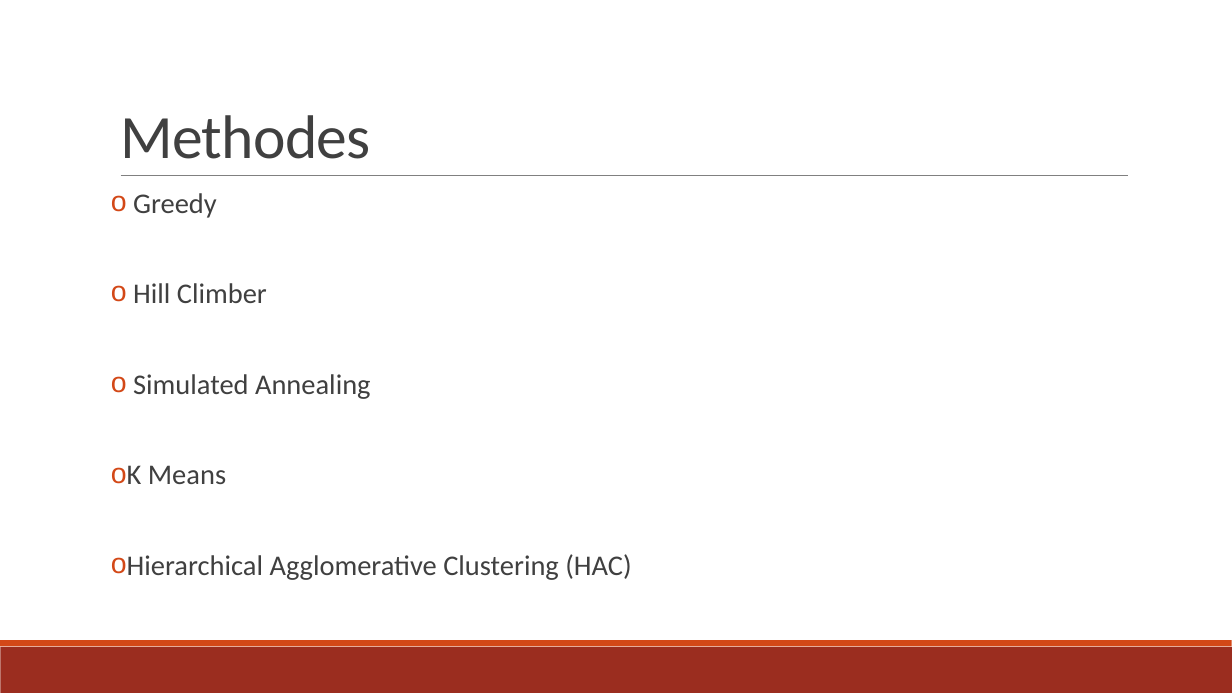
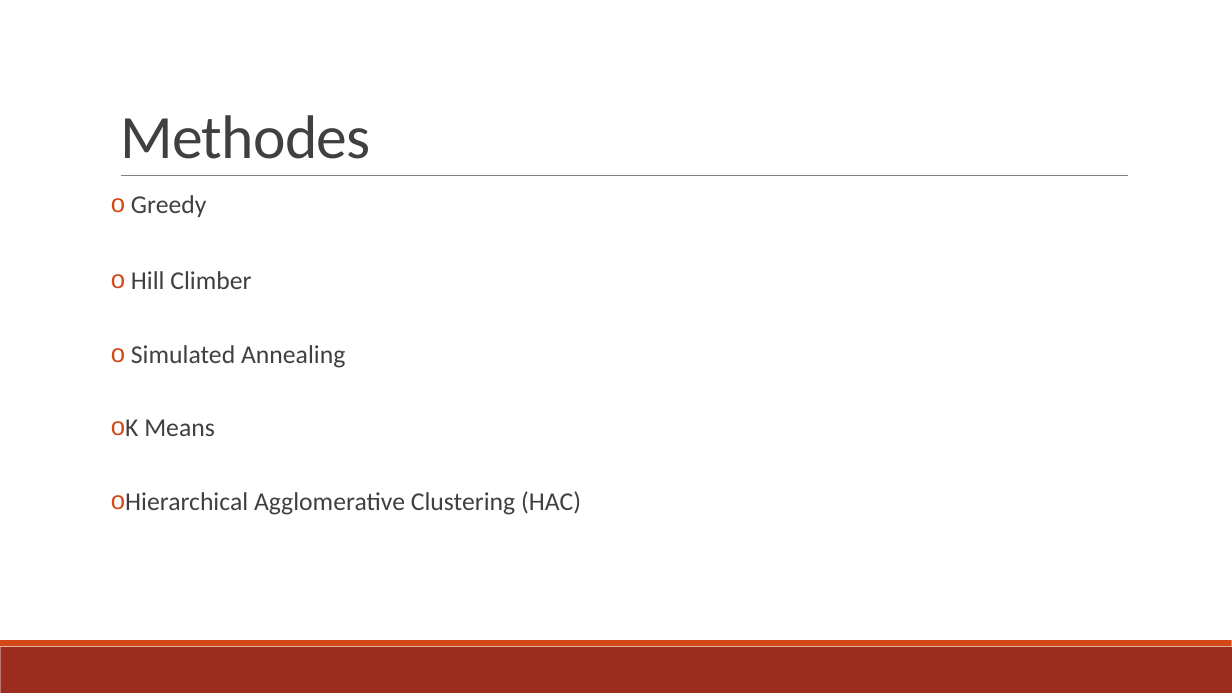
Before and after one commit to broekm006/SmartGrid, a slide deck: slide 6 of eindpresentatie.pptx. Drawn at 1232x693 pixels with LibreOffice and Linux fonts; fonts in the diff are those of the drawing. Boxes give left, top, right and bottom in pixels: in the first picture for what was removed or moved away, otherwise in the second. Text is boxed around its words. In the diff, an @@ line names an element or a change of style, - is before the commit and + after.

```diff
--- a/eindpresentatie.pptx
+++ b/eindpresentatie.pptx
@@ text "Greedy" at [125,195,581,515]: size 22.2 to 20 pt; line spacing 0.8 to 0.9 @@
```
Also in this commit, not shown: 2 other slides changed.
